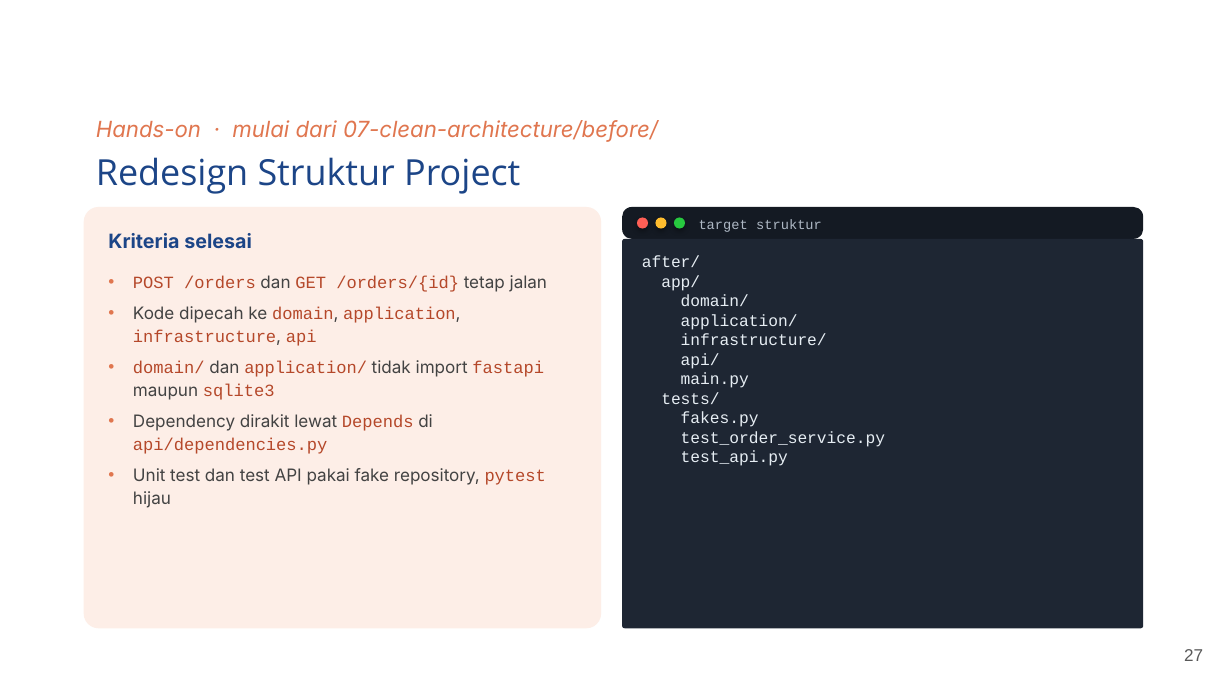
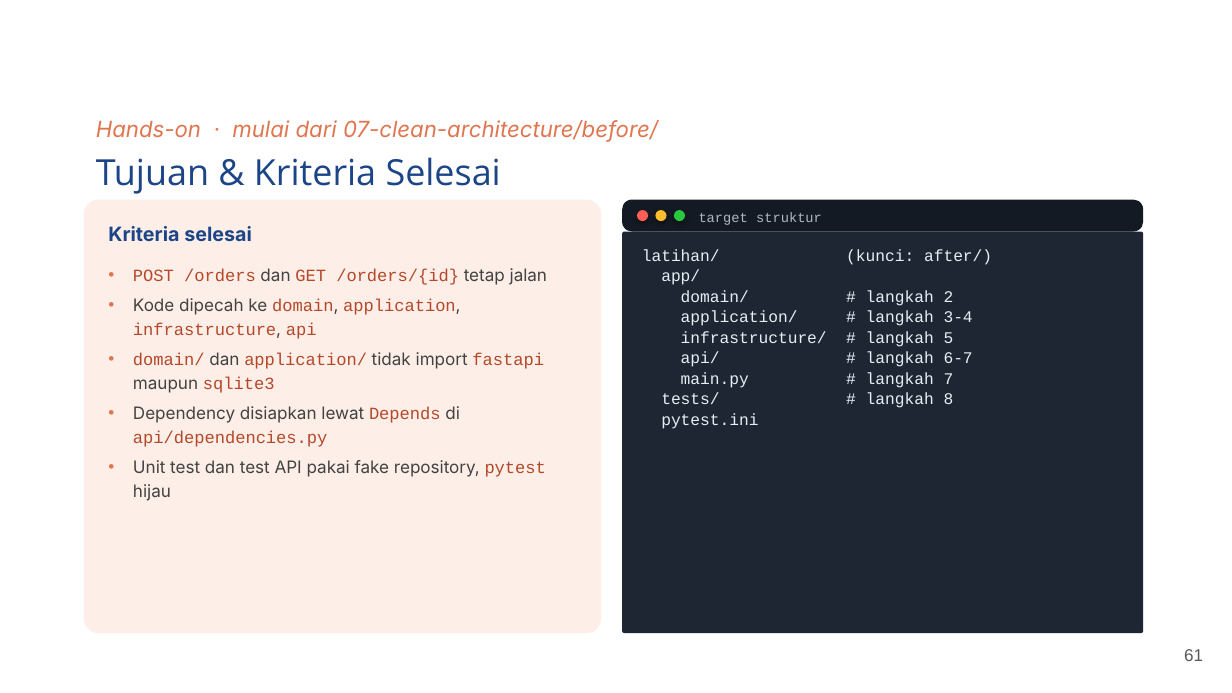
Before and after one commit to bagusedghar/fastapi-intermediate, a slide deck: slide 61 of sesi-02-solid-clean-architecture/slides/Sesi 2 - SOLID, Clean Architecture & Dependency Injection.pptx (slide 27 before the commit). Drawn at 1232x693 pixels with LibreOffice and Linux fonts; fonts in the diff are those of the drawing; background and template pictures are left out. Boxes give left, top, right and bottom in pixels: in the first picture for what was removed or moved away, otherwise in the second. Text is boxed around its words. In the diff, an @@ line names an element or a change of style, - is before the commit and + after.

```diff
--- a/sesi-02-solid-clean-architecture/slides/Sesi 2 - SOLID, Clean Architecture & Dependency Injection.pptx
+++ b/sesi-02-solid-clean-architecture/slides/Sesi 2 - SOLID, Clean Architecture & Dependency Injection.pptx
@@ text at box(96, 157, 501, 194): text changed @@
-Redesign Struktur Project
+Tujuan & Kriteria Selesai
@@ rounded rectangle: place and size @@
-rounded rectangle at box(84, 207, 601, 628)
+rounded rectangle at box(84, 200, 601, 633)
@@ rounded rectangle at box(84, 200, 601, 633): proportions changed @@
@@ 3 ellipses, 2 texts, 1 rounded rectangle: place and size @@
-3 ellipses, 2 texts, 1 rounded rectangle at box(108, 207, 1143, 249)
+3 ellipses, 2 texts, 1 rounded rectangle at box(108, 200, 1143, 242)
@@ rounded rectangle: place and size @@
-rounded rectangle at box(622, 239, 1143, 628)
+rounded rectangle at box(622, 232, 1143, 633)
@@ text "latihan/ (kunci: after/)" at box(642, 249, 992, 408): line spacing 1 to 12pt @@
@@ text "POST /orders dan GET /orders/{id} ...": place and size @@
-text "POST /orders dan GET /orders/{id} ..." at box(133, 275, 547, 508)
+text "POST /orders dan GET /orders/{id} ..." at box(133, 268, 547, 501)
@@ text at box(642, 249, 992, 265): text changed @@
-after/
+latihan/ (kunci: after/)
@@ text at box(866, 290, 973, 408): text changed @@
-domain/
-application/
-infrastructure/
-api/
-main.py
-tests/
-fakes.py
-test_order_service.py
-test_api.py
+domain/ # langkah 2
+application/ # langkah 3-4
+infrastructure/ # langkah 5
+api/ # langkah 6-7
+main.py # langkah 7
+tests/ # langkah 8
+pytest.ini
@@ text at box(133, 406, 460, 447): text changed; font Courier New to Inter; text colour #B5482A to #434343 @@
-• Dependency dirakit lewat Depends di api/dependencies.py
+• Dependency disiapkan lewat Depends di api/dependencies.py
@@ page number at box(1184, 649, 1203, 661): text changed @@
-27
+61
```
Also in this commit, not shown: 17 other slides changed, 56 slides added, 6 slides removed, 41 other files.
